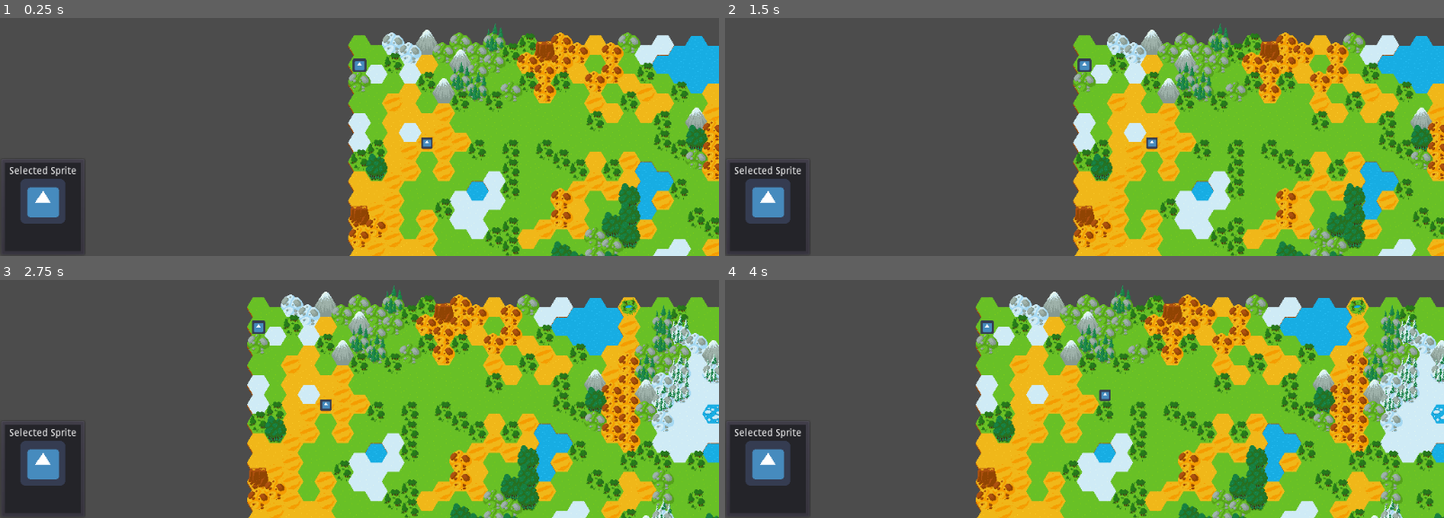
Above: before the commit, frames 1-4 (two rows, left to right).
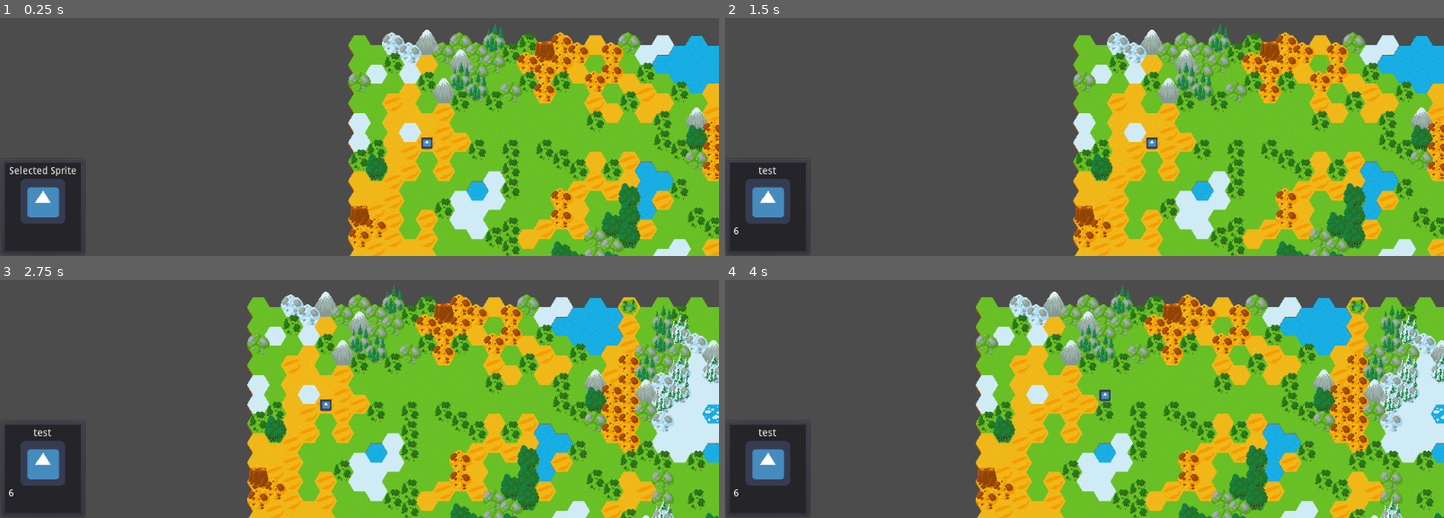
Above: after the commit, the same moments.

Repository: rdanderson521/AC31009-game
Game: Godot game, scene res://Node2D.tscn
Same seed, same stepped clock (60 frames per second), same inputs: the game is played once before the commit and once after it. The engine's default icon, where the game draws it, is replaced by a stand-in: a white triangle on a blue panel in a dark square.
Inputs (mouse positions are in pixels of both pictures, inside the frame that each line leads up to):
- Up to frame 1 (0.25 s): no input
- Up to frame 2 (1.5 s): tap Enter at 0.5 s; drag from (1149, 141) to (outside the picture) at 0.52 s; tap Space at 1.25 s; drag from (940, 67) to (1149, 141) at 1.27 s
- Up to frame 3 (2.75 s): tap Enter at 2 s; move the mouse to (outside the picture) at 2.02 s; hold Right (ui_right) from 2.03 s (still down); click (outside the picture) at 2.17 s
- Up to frame 4 (4 s): release Right (ui_right) at 2.75 s; drag from (1048, 391) to (outside the picture) at 2.77 s; move the mouse to (1300, 370) at 3.52 s; hold Left (ui_left) from 3.53 s (still down); click (1300, 370) at 3.67 s

The runs differ from the first frame. In frame 1, 0.1% of the frame differs, in the area x 49-51%, y 16-23%; in frame 2, 0.3%; in frame 3, 0.3%, in the area x 1-37%, y 16-91%; in frame 4, 0.3%.

Commit message:
sprite click signal on sprite template, click changed sprite gui

Diff:
--- a/Node2D.gd
+++ b/Node2D.gd
@@ -41,3 +41,8 @@
 # Called every frame. 'delta' is the elapsed time since the previous frame.
 func _process(delta):
 	pass
+
+
+func _on_Sprite_sprite_clicked(sprite):
+	selected_sprite = sprite
+	pass # Replace with function body.
--- a/Node2D.tscn
+++ b/Node2D.tscn
@@ -1,12 +1,11 @@
-[gd_scene load_steps=9 format=2]
+[gd_scene load_steps=8 format=2]
 
 [ext_resource path="res://tiles/TilesetWithFog.tres" type="TileSet" id=1]
 [ext_resource path="res://TileMapGenerator.gd" type="Script" id=2]
 [ext_resource path="res://Camera2D.gd" type="Script" id=3]
-[ext_resource path="res://icon.png" type="Texture" id=4]
-[ext_resource path="res://SpriteMovement.gd" type="Script" id=5]
+[ext_resource path="res://SpriteGui.gd" type="Script" id=4]
 [ext_resource path="res://Node2D.gd" type="Script" id=6]
-[ext_resource path="res://Gui.tscn" type="PackedScene" id=7]
+[ext_resource path="res://SpriteGui.tscn" type="PackedScene" id=7]
 [ext_resource path="res://spriteTemplate.tscn" type="PackedScene" id=8]
 
 [node name="Node2D" type="Node2D"]
@@ -19,14 +18,15 @@
 [node name="CanvasLayer" type="CanvasLayer" parent="Camera2D"]
 layer = 2
 
-[node name="Control" parent="Camera2D/CanvasLayer" instance=ExtResource( 7 )]
+[node name="SpriteGui" parent="Camera2D/CanvasLayer" instance=ExtResource( 7 )]
+script = ExtResource( 4 )
 
 [node name="TileMap" type="TileMap" parent="."]
 pause_mode = 2
 z_as_relative = false
 mode = 2
 tile_set = ExtResource( 1 )
-cell_size = Vector2( 32, 28 )
+cell_size = Vector2( 32, 27 )
 cell_custom_transform = Transform2D( 24, 13.8564, 0, 27.7128, -16, -22 )
 cell_y_sort = true
 centered_textures = true
@@ -37,15 +37,10 @@
 mountains = true
 blob_num = 600
 blob_size = 20
-blob_effect = 1.0
 blob_detirioration = 7
 grid_x = 60
 grid_y = 40
 
-[node name="Spriteold" type="Sprite" parent="."]
-position = Vector2( -0.329773, -1.33946 )
-scale = Vector2( 0.3, 0.3 )
-texture = ExtResource( 4 )
-script = ExtResource( 5 )
-
 [node name="Sprite" parent="." instance=ExtResource( 8 )]
+[connection signal="sprite_clicked" from="Sprite" to="." method="_on_Sprite_sprite_clicked"]
+[connection signal="sprite_clicked" from="Sprite" to="Camera2D/CanvasLayer/SpriteGui" method="_on_Sprite_sprite_clicked"]
--- /dev/null
+++ b/SpriteGui.gd
@@ -0,0 +1,22 @@
+extends PanelContainer
+
+
+# Declare member variables here. Examples:
+# var a = 2
+# var b = "text"
+
+
+# Called when the node enters the scene tree for the first time.
+func _ready():
+	pass # Replace with function body.
+
+
+# Called every frame. 'delta' is the elapsed time since the previous frame.
+#func _process(delta):
+#	pass
+
+
+func _on_Sprite_sprite_clicked(sprite):
+	self.find_node("SpriteTexture").texture = sprite.find_node("Sprite").texture
+	self.find_node("SpriteName").text = sprite.type
+	self.find_node("SpriteMoves").text = str(sprite.move_range)
--- a/SpriteMovement.gd
+++ b/SpriteMovement.gd
@@ -2,7 +2,7 @@
 
 var hex = load("res://HexOperations.gd").Hex
 
-var speed = 15
+var speed = 10
 var moves = Array()
 var selected = true
 var hex_pos
@@ -106,7 +106,9 @@
 		#print("moving")
 		var diff = moves.front() - hex_pos
 		var abs_distance = sqrt(pow(diff.x,2)+pow(diff.y,2))
-		var velocity = abs_distance / (speed * delta)
+		var velocity = 0
+		if delta > 0:
+			velocity = abs_distance / (speed * delta)
 		#print("vel: " + str(velocity))
 		var move_vector
 		if velocity <= 1:
@@ -118,3 +120,11 @@
 		hex_pos = hex_pos + move_vector
 		var new_pos = hex.hex_to_point(hex_pos)
 		self.position = new_pos
+
+signal sprite_clicked(sprite)
+
+func _on_input_event(viewport, event, shape_idx):
+	if event is InputEventMouseButton \
+	and event.button_index == BUTTON_LEFT \
+	and event.is_pressed():
+		emit_signal("sprite_clicked",self)
--- a/spriteTemplate.tscn
+++ b/spriteTemplate.tscn
@@ -16,5 +16,6 @@
 scale = Vector2( 0.25, 0.25 )
 texture = ExtResource( 2 )
 script = ExtResource( 1 )
+[connection signal="input_event" from="Area2D" to="." method="_on_input_event"]
 [connection signal="mouse_entered" from="Area2D" to="Area2D/CollisionPolygon2D/Sprite" method="_on_mouse_entered"]
 [connection signal="mouse_exited" from="Area2D" to="Area2D/CollisionPolygon2D/Sprite" method="_on_mouse_exited"]
Not shown, added: .mono/metadata/ide_server_meta.txt
Renamed: Gui.tscn -> SpriteGui.tscn
